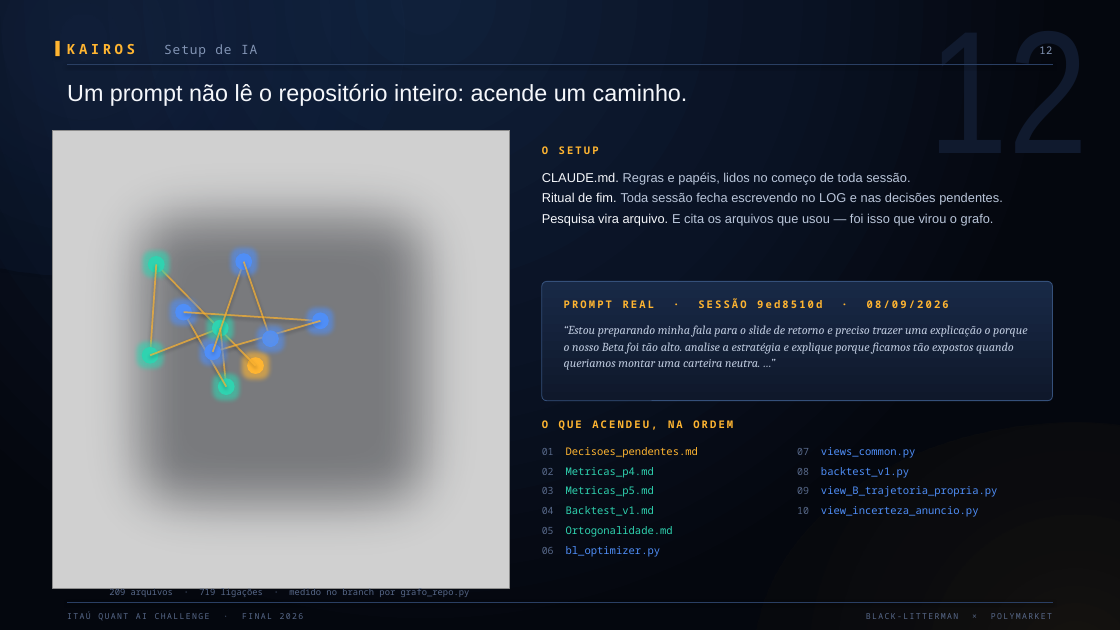
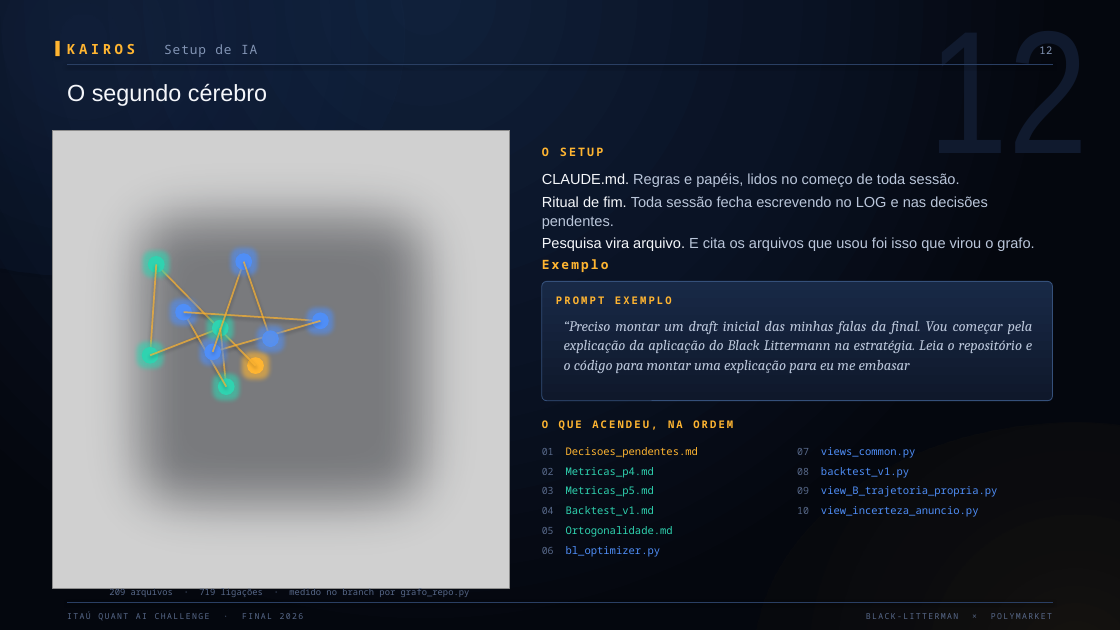
Before and after one commit to liahaller/Desafio-Quant-Itau, a slide deck: slide 12 of Final/Slides_novos.pptx (slide 14 before the commit). Drawn at 1120x630 pixels with LibreOffice and Linux fonts; fonts in the diff are those of the drawing; grey boxes stand for pictures. Boxes give left, top, right and bottom in pixels: in the first picture for what was removed or moved away, otherwise in the second. Text is boxed around its words. In the diff, an @@ line names an element or a change of style, - is before the commit and + after.

```diff
--- a/Final/Slides_novos.pptx
+++ b/Final/Slides_novos.pptx
@@ text at (x1=67, y1=83, x2=267, y2=106): text changed @@
-Um prompt não lê o repositório inteiro: acende um caminho.
+O segundo cérebro
@@ text "O SETUP" at (x1=542, y1=147, x2=603, y2=156): size 9 to 10 pt @@
@@ text at (x1=542, y1=173, x2=988, y2=229): size 11 to 12.5 pt in "CLAUDE.md. Regras e papéis, lidos no começo ...", "Ritual de fim. Toda sessão fecha escrevendo ..." @@
@@ text at (x1=542, y1=237, x2=1034, y2=272): text changed; size 11 to 12.5 pt @@
-Pesquisa vira arquivo. E cita os arquivos que usou — foi isso que virou o grafo.
+Pesquisa vira arquivo. E cita os arquivos que usou foi isso que virou o grafo.
+Exemplo
@@ text at (x1=556, y1=296, x2=672, y2=304): text changed @@
-PROMPT REAL · SESSÃO 9ed8510d · 08/09/2026
+PROMPT EXEMPLO
@@ text at (x1=564, y1=321, x2=1033, y2=373): text changed; size 10.5 to 12.5 pt @@
-“Estou preparando minha fala para o slide de retorno e preciso trazer uma explicação o porque o nosso Beta foi tão alto. analise a estratégia e explique porque ficamos tão expostos quando queriamos montar uma carteira neutra. …”
+“Preciso montar um draft inicial das minhas falas da final. Vou começar pela explicação da aplicação do Black Littermann na estratégia. Leia o repositório e o código para montar uma explicação para eu me embasar
```
Also in this commit, not shown: 13 other slides changed, 2 slides removed, 2 other files.
